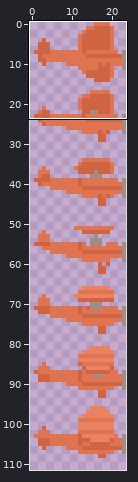
Two versions of one sprite sheet, assets/images/heroPlaneC.png. The picture above shows the old version from afar; the outline marks the close-up.
Close-up. Before the edit:
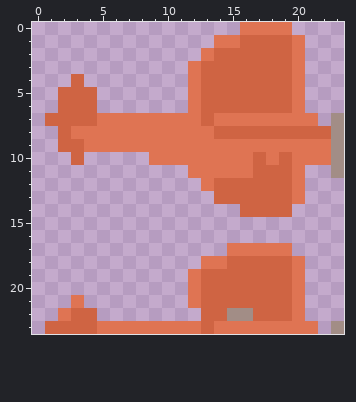
The file is 72x336 pixels, drawn in blocks of 3x3; one block is one cell here. Shown: x 0..23, y 0..23.
The same view after the edit:
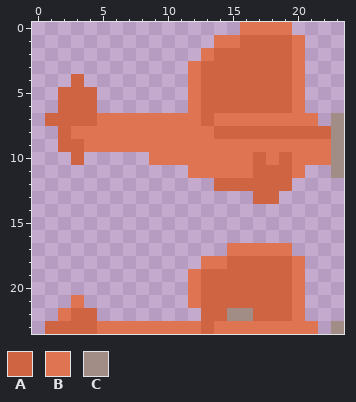
Palette (. is transparent): A #cf6443  B #df7453  C #a28d86
Changes in this commit:
Colour A is gone in row 13 at x 14 to 16 and 19; in row 14 at x 16 to 19.
Colour B is gone in row 12 at x 13 and 20; in row 13 at x 20.
Boxes around the changes in both close-ups, in picture pixels (x1, y1, x2, y2):
erased: (201, 178, 305, 217)
